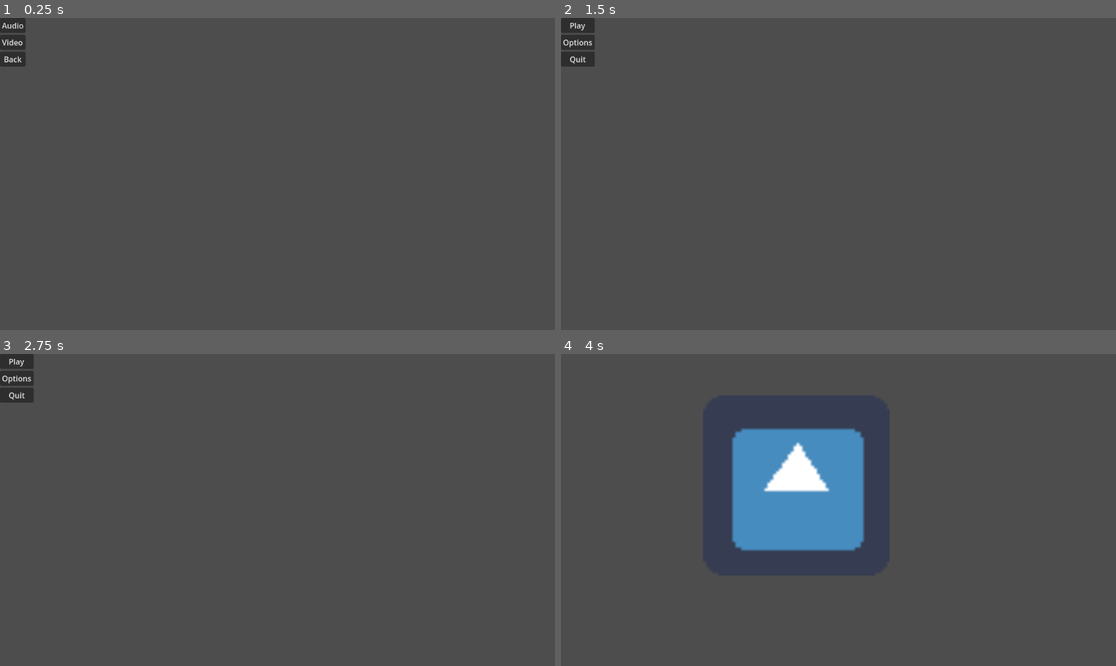
Above: before the commit, frames 1-4 (two rows, left to right).
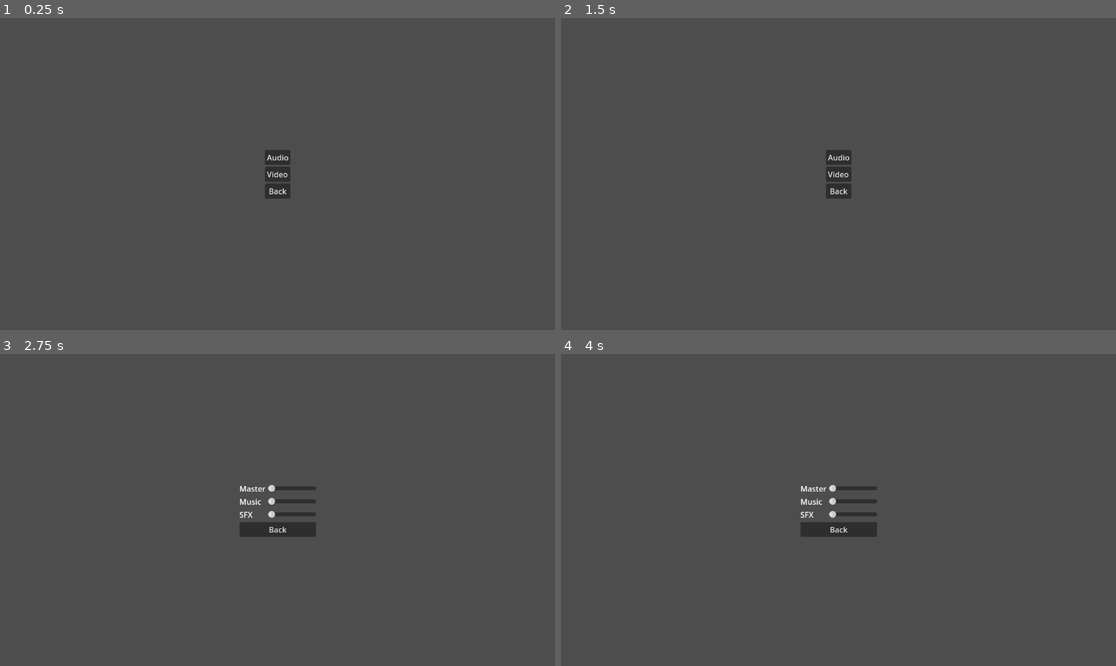
Above: after the commit, the same moments.

Repository: ganmany5288/laughNjump
Game: Godot game, scene res://Options/options.tscn
Same seed, same stepped clock (60 frames per second), same inputs: the game is played once before the commit and once after it. This scene is started directly instead of the project's main scene. The engine's default icon, where the game draws it, is replaced by a stand-in: a white triangle on a blue panel in a dark square.
Inputs (mouse positions are in pixels of both pictures, inside the frame that each line leads up to):
- Up to frame 1 (0.25 s): no input
- Up to frame 2 (1.5 s): click "Audio" at 0.5 s; click "Back" at 1.25 s
- Up to frame 3 (2.75 s): click (277, 510) at 2 s, where only the run after the commit has a clickable "Video"
- Up to frame 4 (4 s): click (577, 360) at 2.75 s, where only the run before the commit has a clickable "Play"; tap Enter at 3.5 s

The runs differ from the first frame. In frame 1, 1.2% of the frame differs, in the area x 0-53%, y 0-58%; in frame 2, 1.4%; in frame 3, 1.9%; in frame 4, 9.5%, in the area x 30-57%, y 23-64%.
Error after the commit: Cannot call method 'change_scene_to_file' on a null value. (res://Options/options.gd:18)

Commit message:
Working Start/Option UI Part 1

Diff:
--- a/PissBiz/Menu/menu.tscn
+++ b/PissBiz/Menu/menu.tscn
@@ -20,6 +20,8 @@
 anchors_preset = 15
 anchor_right = 1.0
 anchor_bottom = 1.0
+grow_horizontal = 2
+grow_vertical = 2
 script = SubResource("1")
 
 [node name="MarginContainer" type="MarginContainer" parent="."]
--- /dev/null
+++ b/PissBiz/Options/Audio/audio.gd
@@ -0,0 +1,18 @@
+extends Control
+
+
+# Called when the node enters the scene tree for the first time.
+func _ready():
+	pass # Replace with function body.
+
+
+# Called every frame. 'delta' is the elapsed time since the previous frame.
+func _process(delta):
+	pass
+
+
+
+
+
+func _on_back_pressed():
+	get_tree().change_scene_to_file("res://Options/options.tscn")
--- a/PissBiz/Options/Audio/audio.tscn
+++ b/PissBiz/Options/Audio/audio.tscn
@@ -1,4 +1,6 @@
-[gd_scene format=3 uid="uid://gtgs06metjnv"]
+[gd_scene load_steps=2 format=3 uid="uid://gtgs06metjnv"]
+
+[ext_resource type="Script" path="res://Options/Audio/audio.gd" id="1_vv4h5"]
 
 [node name="audio" type="Control"]
 layout_mode = 3
@@ -7,3 +9,64 @@
 anchor_bottom = 1.0
 grow_horizontal = 2
 grow_vertical = 2
+script = ExtResource("1_vv4h5")
+
+[node name="MarginContainer" type="MarginContainer" parent="."]
+layout_mode = 1
+anchors_preset = 8
+anchor_left = 0.5
+anchor_top = 0.5
+anchor_right = 0.5
+anchor_bottom = 0.5
+offset_left = -79.5
+offset_top = -43.0
+offset_right = 79.5
+offset_bottom = 43.0
+grow_horizontal = 2
+grow_vertical = 2
+
+[node name="VBoxContainer" type="VBoxContainer" parent="MarginContainer"]
+layout_mode = 2
+
+[node name="HBoxContainer" type="HBoxContainer" parent="MarginContainer/VBoxContainer"]
+layout_mode = 2
+
+[node name="VBoxContainer" type="VBoxContainer" parent="MarginContainer/VBoxContainer/HBoxContainer"]
+layout_mode = 2
+
+[node name="Master" type="Label" parent="MarginContainer/VBoxContainer/HBoxContainer/VBoxContainer"]
+layout_mode = 2
+text = "Master"
+
+[node name="Music" type="Label" parent="MarginContainer/VBoxContainer/HBoxContainer/VBoxContainer"]
+layout_mode = 2
+text = "Music"
+
+[node name="SFX" type="Label" parent="MarginContainer/VBoxContainer/HBoxContainer/VBoxContainer"]
+layout_mode = 2
+text = "SFX"
+
+[node name="VBoxContainer2" type="VBoxContainer" parent="MarginContainer/VBoxContainer/HBoxContainer"]
+custom_minimum_size = Vector2(100, 2.08165e-12)
+layout_mode = 2
+
+[node name="Master" type="HSlider" parent="MarginContainer/VBoxContainer/HBoxContainer/VBoxContainer2"]
+layout_mode = 2
+size_flags_horizontal = 5
+size_flags_vertical = 6
+
+[node name="Music" type="HSlider" parent="MarginContainer/VBoxContainer/HBoxContainer/VBoxContainer2"]
+layout_mode = 2
+size_flags_horizontal = 5
+size_flags_vertical = 6
+
+[node name="SFX" type="HSlider" parent="MarginContainer/VBoxContainer/HBoxContainer/VBoxContainer2"]
+layout_mode = 2
+size_flags_horizontal = 5
+size_flags_vertical = 6
+
+[node name="Back" type="Button" parent="MarginContainer/VBoxContainer"]
+layout_mode = 2
+text = "Back"
+
+[connection signal="pressed" from="MarginContainer/VBoxContainer/Back" to="." method="_on_back_pressed"]
--- /dev/null
+++ b/PissBiz/Options/Video/video.gd
@@ -0,0 +1,25 @@
+extends Control
+
+
+
+
+
+func _on_full_screen_toggled(toggled_on):
+	if toggled_on:
+		DisplayServer.window_set_mode(DisplayServer.WINDOW_MODE_FULLSCREEN)
+	else:
+		DisplayServer.window_set_mode(DisplayServer.WINDOW_MODE_WINDOWED)
+
+
+
+
+
+func _on_borderless_toggled(toggled_on):
+	DisplayServer.window_set_flag(DisplayServer.WINDOW_FLAG_BORDERLESS, toggled_on)
+
+
+
+
+
+func _on_back_pressed():
+	get_tree().change_scene_to_file("res://Options/options.tscn")
--- a/PissBiz/Options/Video/video.tscn
+++ b/PissBiz/Options/Video/video.tscn
@@ -1,4 +1,6 @@
-[gd_scene format=3 uid="uid://c4yg6fdxtrr1f"]
+[gd_scene load_steps=2 format=3 uid="uid://c4yg6fdxtrr1f"]
+
+[ext_resource type="Script" path="res://Options/Video/video.gd" id="1_hlyw6"]
 
 [node name="video" type="Control"]
 layout_mode = 3
@@ -7,3 +9,49 @@
 anchor_bottom = 1.0
 grow_horizontal = 2
 grow_vertical = 2
+script = ExtResource("1_hlyw6")
+
+[node name="MarginContainer" type="MarginContainer" parent="."]
+layout_mode = 1
+anchors_preset = 8
+anchor_left = 0.5
+anchor_top = 0.5
+anchor_right = 0.5
+anchor_bottom = 0.5
+offset_left = -56.0
+offset_top = -28.0
+offset_right = 56.0
+offset_bottom = 28.0
+grow_horizontal = 2
+grow_vertical = 2
+
+[node name="HBoxContainer" type="HBoxContainer" parent="MarginContainer"]
+layout_mode = 2
+size_flags_horizontal = 4
+size_flags_vertical = 4
+
+[node name="VBoxContainer" type="VBoxContainer" parent="MarginContainer/HBoxContainer"]
+layout_mode = 2
+
+[node name="Full Screen" type="Label" parent="MarginContainer/HBoxContainer/VBoxContainer"]
+layout_mode = 2
+text = "Full Screen"
+
+[node name="Borderless" type="Label" parent="MarginContainer/HBoxContainer/VBoxContainer"]
+layout_mode = 2
+text = "Borderless"
+
+[node name="Back" type="Button" parent="MarginContainer/HBoxContainer/VBoxContainer"]
+layout_mode = 2
+text = "Back"
+
+[node name="VBoxContainer2" type="VBoxContainer" parent="MarginContainer/HBoxContainer"]
+layout_mode = 2
+
+[node name="CheckBox" type="CheckBox" parent="MarginContainer/HBoxContainer/VBoxContainer2"]
+layout_mode = 2
+
+[node name="CheckBox2" type="CheckBox" parent="MarginContainer/HBoxContainer/VBoxContainer2"]
+layout_mode = 2
+
+[connection signal="pressed" from="MarginContainer/HBoxContainer/VBoxContainer/Back" to="." method="_on_back_pressed"]
--- a/PissBiz/Options/options.gd
+++ b/PissBiz/Options/options.gd
@@ -4,12 +4,15 @@
 
 
 func _on_volume_pressed():
-	pass # Replace with function body.
+	get_tree().change_scene_to_file("res://Options/Audio/audio.tscn")
 
 
 func _on_back_pressed():
 	get_tree().change_scene_to_file("res://Menu/menu.tscn")
 
 
+
+
+
 func _on_video_pressed():
-	pass # Replace with function body.
+	get_tree().change_scene_to_file("res://Options/Video/video.tscn")
--- a/PissBiz/Options/options.tscn
+++ b/PissBiz/Options/options.tscn
@@ -12,9 +12,18 @@
 script = ExtResource("1_32jyr")
 
 [node name="MarginContainer" type="MarginContainer" parent="."]
-layout_mode = 0
-offset_right = 40.0
-offset_bottom = 40.0
+layout_mode = 1
+anchors_preset = 8
+anchor_left = 0.5
+anchor_top = 0.5
+anchor_right = 0.5
+anchor_bottom = 0.5
+offset_left = -26.5
+offset_top = -50.5
+offset_right = 26.5
+offset_bottom = 50.5
+grow_horizontal = 2
+grow_vertical = 2
 
 [node name="VBoxContainer" type="VBoxContainer" parent="MarginContainer"]
 layout_mode = 2
@@ -34,4 +43,5 @@
 
 [connection signal="pressed" from="MarginContainer/VBoxContainer/Audio" to="." method="_on_volume_pressed"]
 [connection signal="pressed" from="MarginContainer/VBoxContainer/Video" to="." method="_on_volume_pressed"]
+[connection signal="pressed" from="MarginContainer/VBoxContainer/Video" to="." method="_on_video_pressed"]
 [connection signal="pressed" from="MarginContainer/VBoxContainer/Back" to="." method="_on_back_pressed"]
